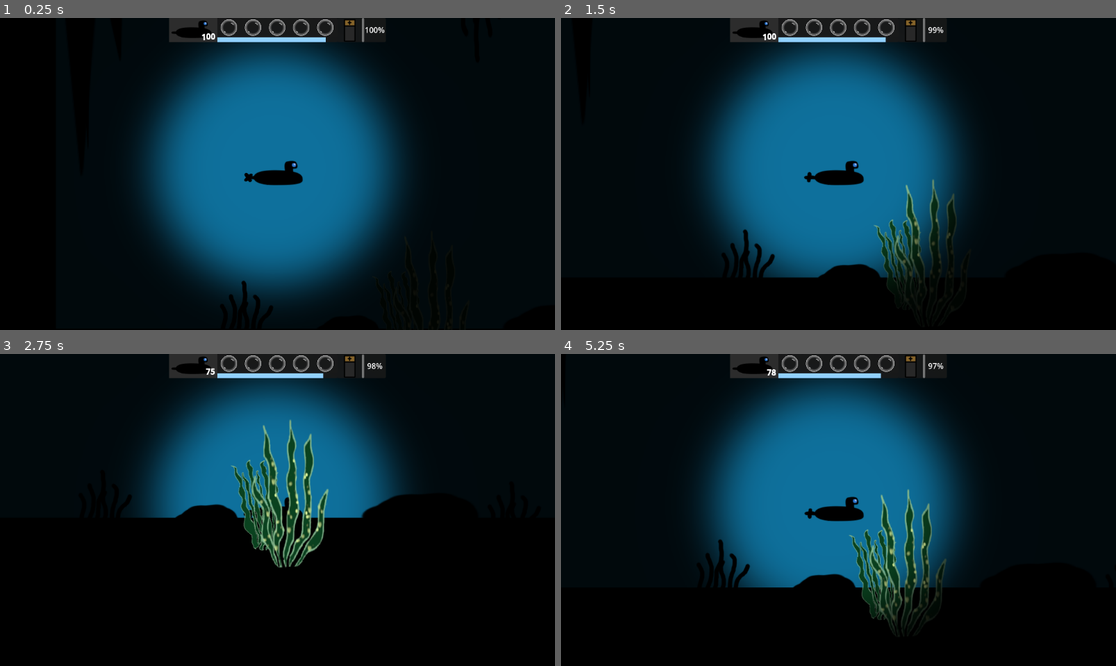
Above: before the commit, frames 1-4 (two rows, left to right).
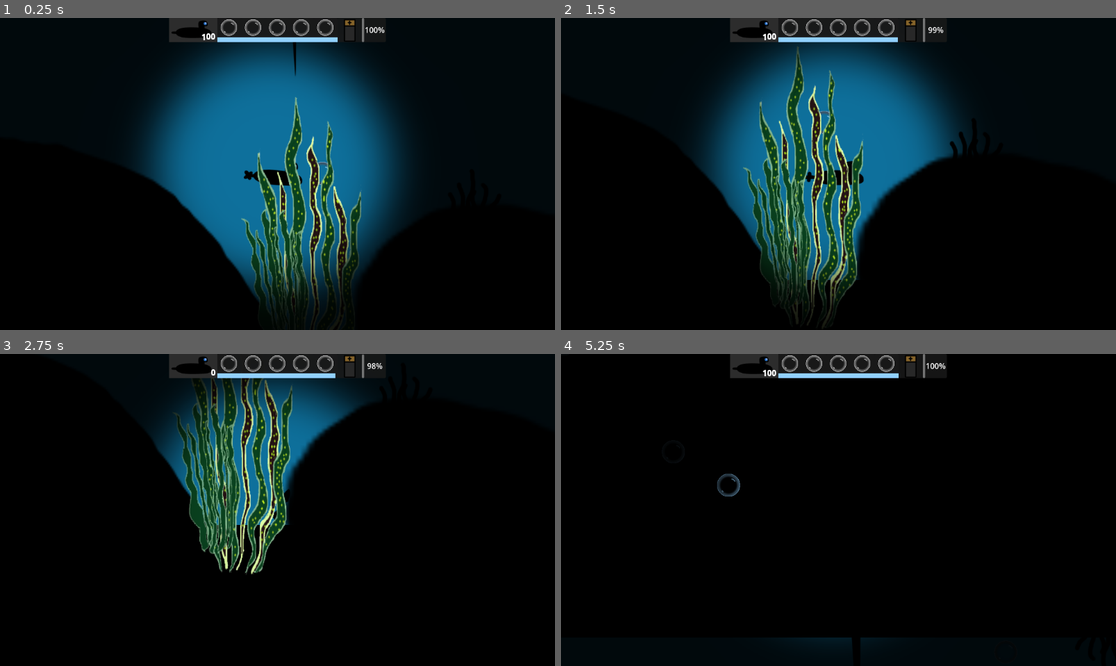
Above: after the commit, the same moments.

Repository: EddieRowe/godot-wild-jam-82
Game: Godot game, scene res://levels/level_1.tscn
Same seed, same stepped clock (60 frames per second), same inputs: the game is played once before the commit and once after it.
Inputs:
- Up to frame 1 (0.25 s): no input
- Up to frame 2 (1.5 s): tap Enter (ui_accept) at 0.5, 0.77 s; hold Right (ui_right) 0.53-1.28 s; hold Down (ui_down) from 1.28 s (still down)
- Up to frame 3 (2.75 s): tap Enter (ui_accept) at 1.52 s; release Down (ui_down) at 2.03 s; hold Right (ui_right) from 2.03 s (still down)
- Up to frame 4 (5.25 s): release Right (ui_right) at 2.78 s; hold Up (ui_up) 2.78-3.53 s; tap Enter (ui_accept) at 3.02, 3.77, 4.52 s; hold Left (ui_left) 3.53-5.03 s; hold Down (ui_down) from 5.03 s (still down)

The runs differ from the first frame. In frame 1, 10% of the frame differs, in the area x 22-73%, y 6-95%; in frame 2, 16%; in frame 3, 17%; in frame 4, 32%, in the area x 22-76%, y 0-95%.

Commit message:
- level 2 start and level 1 finish line

Diff:
--- a/levels/level_1.tscn
+++ b/levels/level_1.tscn
@@ -1,9 +1,9 @@
-[gd_scene load_steps=30 format=3 uid="uid://cnep5qop4e823"]
+[gd_scene load_steps=31 format=3 uid="uid://cnep5qop4e823"]
 
 [ext_resource type="PackedScene" uid="uid://crghl5mtabw4e" path="res://prefabs/main_audio.tscn" id="1_l53as"]
 [ext_resource type="PackedScene" uid="uid://cphyt7srqwafr" path="res://prefabs/Player.tscn" id="1_vn7o3"]
 [ext_resource type="Script" uid="uid://dgvltd8eyaevh" path="res://scripts/obstacle.gd" id="2_bt44k"]
-[ext_resource type="PackedScene" uid="uid://psx14rlat6ij" path="res://prefabs/kelp.tscn" id="4_kx6l7"]
+[ext_resource type="PackedScene" uid="uid://psx14rlat6ij" path="res://prefabs/kelp_black.tscn" id="4_kx6l7"]
 [ext_resource type="PackedScene" uid="uid://cbasaylk3eohx" path="res://prefabs/rock_1.tscn" id="5_n46q3"]
 [ext_resource type="PackedScene" uid="uid://vv3icacjpd3r" path="res://prefabs/rock_2.tscn" id="6_btoec"]
 [ext_resource type="Texture2D" uid="uid://cvvjch0mp3ri1" path="res://art/KelpGreen4.png" id="6_i6od7"]
@@ -28,6 +28,7 @@
 [ext_resource type="PackedScene" uid="uid://bf15fqnxqxfc0" path="res://prefabs/jellyfish.tscn" id="25_ntdhj"]
 [ext_resource type="PackedScene" uid="uid://c6md5ixhopnoe" path="res://prefabs/jellyfish_pink.tscn" id="28_voubc"]
 [ext_resource type="PackedScene" uid="uid://glvtqalegb67" path="res://prefabs/OxygenBubble.tscn" id="29_0x1rk"]
+[ext_resource type="PackedScene" uid="uid://ddmscuyoh7haw" path="res://prefabs/OxygenBubble_Big.tscn" id="30_06ecp"]
 
 [sub_resource type="RectangleShape2D" id="RectangleShape2D_bt44k"]
 size = Vector2(26805.1, 118.5)
@@ -45,7 +46,7 @@
 color = Color(0.0554515, 0.441783, 0.614248, 1)
 
 [node name="Player" parent="." instance=ExtResource("1_vn7o3")]
-position = Vector2(410, 401)
+position = Vector2(19649, 399)
 
 [node name="CanvasLayer" type="CanvasLayer" parent="."]
 
@@ -65,7 +66,7 @@
 [node name="ColorRect" type="ColorRect" parent="Boundaries/BOUNDARYRigidBody2D"]
 offset_left = -567.0
 offset_top = -663.0
-offset_right = 24573.0
+offset_right = 26553.0
 offset_bottom = 68.0
 color = Color(0, 0, 0, 1)
 
@@ -92,7 +93,7 @@
 script = ExtResource("2_bt44k")
 
 [node name="CollisionShape2D" type="CollisionShape2D" parent="Boundaries/BOUNDARYRigidBody2D2"]
-position = Vector2(11997, 230)
+position = Vector2(11118, 240)
 shape = SubResource("RectangleShape2D_bt44k")
 
 [node name="ColorRect2" type="ColorRect" parent="Boundaries/BOUNDARYRigidBody2D2"]
@@ -284,8 +285,8 @@
 position = Vector2(23328, 697)
 freeze = true
 
-[node name="FinishLine" parent="." instance=ExtResource("15_vjtdm")]
-position = Vector2(24773, -30)
+[node name="FinishLine" parent="." groups=["LevelComplete"] instance=ExtResource("15_vjtdm")]
+position = Vector2(25066, 0)
 
 [node name="OxygenNode2D" type="Node2D" parent="."]
 
@@ -560,6 +561,75 @@
 [node name="OxygenBubble42" parent="OxygenNode2D" instance=ExtResource("29_0x1rk")]
 position = Vector2(21169, 560)
 freeze = true
+
+[node name="OxygenBubbleBig" parent="OxygenNode2D" instance=ExtResource("30_06ecp")]
+position = Vector2(25699, 1514)
+
+[node name="OxygenBubbleBig2" parent="OxygenNode2D" instance=ExtResource("30_06ecp")]
+position = Vector2(25639, 2121)
+
+[node name="OxygenBubbleBig3" parent="OxygenNode2D" instance=ExtResource("30_06ecp")]
+position = Vector2(25780, 2965)
+
+[node name="OxygenBubbleBig4" parent="OxygenNode2D" instance=ExtResource("30_06ecp")]
+position = Vector2(26231, 1862)
+
+[node name="OxygenBubbleBig5" parent="OxygenNode2D" instance=ExtResource("30_06ecp")]
+position = Vector2(26128, 2565)
+
+[node name="OxygenBubbleBig6" parent="OxygenNode2D" instance=ExtResource("30_06ecp")]
+position = Vector2(26602, 3808)
+
+[node name="OxygenBubbleBig7" parent="OxygenNode2D" instance=ExtResource("30_06ecp")]
+position = Vector2(26387, 3275)
+
+[node name="OxygenBubbleBig8" parent="OxygenNode2D" instance=ExtResource("30_06ecp")]
+position = Vector2(25728, 4356)
+
+[node name="OxygenBubbleBig9" parent="OxygenNode2D" instance=ExtResource("30_06ecp")]
+position = Vector2(26246, 4881)
+
+[node name="OxygenBubbleBig10" parent="OxygenNode2D" instance=ExtResource("30_06ecp")]
+position = Vector2(26217, 4519)
+
+[node name="OxygenBubbleBig11" parent="OxygenNode2D" instance=ExtResource("30_06ecp")]
+position = Vector2(25869, 5288)
+
+[node name="OxygenBubbleBig12" parent="OxygenNode2D" instance=ExtResource("30_06ecp")]
+position = Vector2(25625, 6021)
+
+[node name="OxygenBubbleBig13" parent="OxygenNode2D" instance=ExtResource("30_06ecp")]
+position = Vector2(26291, 6376)
+
+[node name="OxygenBubbleBig14" parent="OxygenNode2D" instance=ExtResource("30_06ecp")]
+position = Vector2(26509, 7985)
+
+[node name="OxygenBubbleBig15" parent="OxygenNode2D" instance=ExtResource("30_06ecp")]
+position = Vector2(25891, 6916)
+
+[node name="OxygenBubbleBig16" parent="OxygenNode2D" instance=ExtResource("30_06ecp")]
+position = Vector2(26328, 7131)
+
+[node name="OxygenBubbleBig17" parent="OxygenNode2D" instance=ExtResource("30_06ecp")]
+position = Vector2(25761, 8689)
+
+[node name="OxygenBubbleBig18" parent="OxygenNode2D" instance=ExtResource("30_06ecp")]
+position = Vector2(25836, 7876)
+
+[node name="OxygenBubbleBig19" parent="OxygenNode2D" instance=ExtResource("30_06ecp")]
+position = Vector2(26354, 8798)
+
+[node name="OxygenBubbleBig20" parent="OxygenNode2D" instance=ExtResource("30_06ecp")]
+position = Vector2(25606, 9565)
+
+[node name="OxygenBubbleBig21" parent="OxygenNode2D" instance=ExtResource("30_06ecp")]
+position = Vector2(26220, 10237)
+
+[node name="OxygenBubbleBig22" parent="OxygenNode2D" instance=ExtResource("30_06ecp")]
+position = Vector2(25721, 10583)
+
+[node name="OxygenBubbleBig23" parent="OxygenNode2D" instance=ExtResource("30_06ecp")]
+position = Vector2(26239, 9431)
 
 [node name="KelpNode2D" type="Node2D" parent="."]
 
@@ -1042,7 +1112,6 @@
 [node name="JellyfishTiny2" parent="EnemiesNode2D" instance=ExtResource("8_4knja")]
 position = Vector2(1989, 359)
 rotation = -0.0349668
-scale = Vector2(1, 1)
 
 [node name="JellyfishTiny" parent="EnemiesNode2D" instance=ExtResource("18_oqlok")]
 position = Vector2(1408, 520)
--- /dev/null
+++ b/levels/level_2.tscn
@@ -0,0 +1,92 @@
+[gd_scene load_steps=7 format=3 uid="uid://cdgp02o6rqnh5"]
+
+[ext_resource type="PackedScene" uid="uid://crghl5mtabw4e" path="res://prefabs/main_audio.tscn" id="1_mi4ay"]
+[ext_resource type="PackedScene" uid="uid://cphyt7srqwafr" path="res://prefabs/Player.tscn" id="2_pqqg8"]
+[ext_resource type="PackedScene" uid="uid://dx71cipa1pnwn" path="res://prefabs/ui/game_overlay.tscn" id="3_0srwa"]
+[ext_resource type="Script" uid="uid://dgvltd8eyaevh" path="res://scripts/obstacle.gd" id="4_5722l"]
+[ext_resource type="PackedScene" uid="uid://cbasaylk3eohx" path="res://prefabs/rock_1.tscn" id="5_ilhis"]
+
+[sub_resource type="RectangleShape2D" id="RectangleShape2D_ep78u"]
+size = Vector2(26805.1, 118.5)
+
+[node name="Level2" type="Node2D"]
+
+[node name="Main Audio" parent="." instance=ExtResource("1_mi4ay")]
+
+[node name="ColorRect" type="ColorRect" parent="."]
+offset_left = -1189.0
+offset_top = -433.0
+offset_right = 25068.0
+offset_bottom = 1390.0
+rotation = -0.00248979
+color = Color(0.317647, 0.443137, 0.615686, 1)
+
+[node name="Player" parent="." instance=ExtResource("2_pqqg8")]
+position = Vector2(-350, 432)
+
+[node name="CanvasLayer" type="CanvasLayer" parent="."]
+
+[node name="GameOverlay" parent="CanvasLayer" instance=ExtResource("3_0srwa")]
+offset_left = -1775.0
+offset_right = -1325.0
+
+[node name="Boundaries" type="Node2D" parent="."]
+
+[node name="BOUNDARYRigidBody2D" type="RigidBody2D" parent="Boundaries" groups=["Obstacle"]]
+position = Vector2(489, -96)
+freeze = true
+script = ExtResource("4_5722l")
+
+[node name="CollisionShape2D" type="CollisionShape2D" parent="Boundaries/BOUNDARYRigidBody2D"]
+position = Vector2(11077, -68)
+shape = SubResource("RectangleShape2D_ep78u")
+
+[node name="ColorRect" type="ColorRect" parent="Boundaries/BOUNDARYRigidBody2D"]
+offset_left = -1688.0
+offset_top = -717.0
+offset_right = 23452.0
+offset_bottom = 14.0
+color = Color(0, 0, 0, 1)
+
+[node name="BOUNDARYRigidBody2D3" type="RigidBody2D" parent="Boundaries" groups=["Obstacle"]]
+position = Vector2(-96, 138)
+rotation = -1.57079
+freeze = true
+script = ExtResource("4_5722l")
+
+[node name="CollisionShape2D" type="CollisionShape2D" parent="Boundaries/BOUNDARYRigidBody2D3"]
+position = Vector2(618, -10)
+shape = SubResource("RectangleShape2D_ep78u")
+
+[node name="ColorRect" type="ColorRect" parent="Boundaries/BOUNDARYRigidBody2D3"]
+offset_left = -1655.01
+offset_top = -2329.99
+offset_right = 1619.99
+offset_bottom = -1102.99
+color = Color(0, 0, 0, 1)
+
+[node name="BOUNDARYRigidBody2D2" type="RigidBody2D" parent="Boundaries" groups=["Obstacle"]]
+position = Vector2(489, 561)
+freeze = true
+script = ExtResource("4_5722l")
+
+[node name="CollisionShape2D" type="CollisionShape2D" parent="Boundaries/BOUNDARYRigidBody2D2"]
+position = Vector2(11936, 475)
+shape = SubResource("RectangleShape2D_ep78u")
+
+[node name="ColorRect2" type="ColorRect" parent="Boundaries/BOUNDARYRigidBody2D2"]
+offset_left = -1688.0
+offset_top = 411.0
+offset_right = 23443.0
+offset_bottom = 1232.0
+color = Color(0, 0, 0, 1)
+
+[node name="Rock3" parent="Boundaries/BOUNDARYRigidBody2D2" instance=ExtResource("5_ilhis")]
+position = Vector2(2030, 411)
+freeze = true
+
+[node name="Rock4" parent="Boundaries/BOUNDARYRigidBody2D2" instance=ExtResource("5_ilhis")]
+position = Vector2(14176, 411)
+freeze = true
+
+[node name="KelpNode2D" type="Node2D" parent="."]
--- /dev/null
+++ b/prefabs/OxygenBubble_Big.tscn
@@ -0,0 +1,22 @@
+[gd_scene load_steps=4 format=3 uid="uid://ddmscuyoh7haw"]
+
+[ext_resource type="Script" path="res://scripts/oxygen_source.gd" id="1_e5xmu"]
+[ext_resource type="Texture2D" uid="uid://b2r7rc1leger7" path="res://art/bubble_placeholder.png" id="2_256ut"]
+
+[sub_resource type="CircleShape2D" id="CircleShape2D_e5xmu"]
+radius = 100.005
+
+[node name="OxygenBubbleBig" type="RigidBody2D" groups=["Oxygen Source"]]
+mass = 0.1
+gravity_scale = -0.1
+freeze = true
+script = ExtResource("1_e5xmu")
+bubbleSize = 100
+
+[node name="CollisionShape2D" type="CollisionShape2D" parent="."]
+shape = SubResource("CircleShape2D_e5xmu")
+
+[node name="Sprite2D" type="Sprite2D" parent="."]
+position = Vector2(3.5, 0)
+scale = Vector2(1.03043, 1)
+texture = ExtResource("2_256ut")
--- /dev/null
+++ b/prefabs/OxygenBubble_Med.tscn
@@ -0,0 +1,20 @@
+[gd_scene load_steps=4 format=3 uid="uid://db8v1cahvvu8s"]
+
+[ext_resource type="Script" path="res://scripts/oxygen_source.gd" id="1_hn4fj"]
+[ext_resource type="Texture2D" uid="uid://b2r7rc1leger7" path="res://art/bubble_placeholder.png" id="2_53j5i"]
+
+[sub_resource type="CircleShape2D" id="CircleShape2D_hn4fj"]
+radius = 99.1262
+
+[node name="OxygenBubbleMed" type="RigidBody2D" groups=["Oxygen Source"]]
+mass = 0.1
+gravity_scale = -0.1
+freeze = true
+script = ExtResource("1_hn4fj")
+bubbleSize = 10
+
+[node name="CollisionShape2D" type="CollisionShape2D" parent="."]
+shape = SubResource("CircleShape2D_hn4fj")
+
+[node name="Sprite2D" type="Sprite2D" parent="."]
+texture = ExtResource("2_53j5i")
--- a/prefabs/finish_line.tscn
+++ b/prefabs/finish_line.tscn
@@ -1,20 +1,20 @@
 [gd_scene load_steps=2 format=3 uid="uid://digqha4603pow"]
 
 [sub_resource type="RectangleShape2D" id="RectangleShape2D_dci07"]
-size = Vector2(232.5, 750.5)
+size = Vector2(1998.5, 11444.5)
 
 [node name="FinishLine" type="RigidBody2D"]
 
 [node name="CollisionShape2D" type="CollisionShape2D" parent="."]
-position = Vector2(169.75, 373.75)
+position = Vector2(1052.75, 5720.75)
 shape = SubResource("RectangleShape2D_dci07")
 debug_color = Color(0.247972, 0.517998, 0.963311, 0.42)
 
 [node name="Sprite2D" type="Sprite2D" parent="."]
 
 [node name="ColorRect" type="ColorRect" parent="Sprite2D"]
-offset_left = 56.0
-offset_top = -3.0
-offset_right = 290.0
-offset_bottom = 745.0
+offset_left = 27.0
+offset_top = -7.0
+offset_right = 2028.0
+offset_bottom = 11396.0
 color = Color(0.231373, 0.717647, 1, 0.301961)
--- a/scripts/submarine_script.gd
+++ b/scripts/submarine_script.gd
@@ -12,6 +12,7 @@
 @export var rotation_speed = 15
 
 var can_move : bool = true
+var level : int
 
 func _ready() -> void:
 	gravity_scale = 0.1
@@ -82,7 +83,8 @@
 	if body is OxygenSource:
 		oxygen._collect_oxygen(body)
 	if body.is_in_group("LevelComplete"):
-		get_tree().reload_current_scene()
+		#get_tree().reload_current_scene()
+		can_move = false
 
 
 
Not shown: 1 places in prefabs/Player.tscn that only renumber resources
Renamed: prefabs/kelp.tscn -> prefabs/kelp_black.tscn
